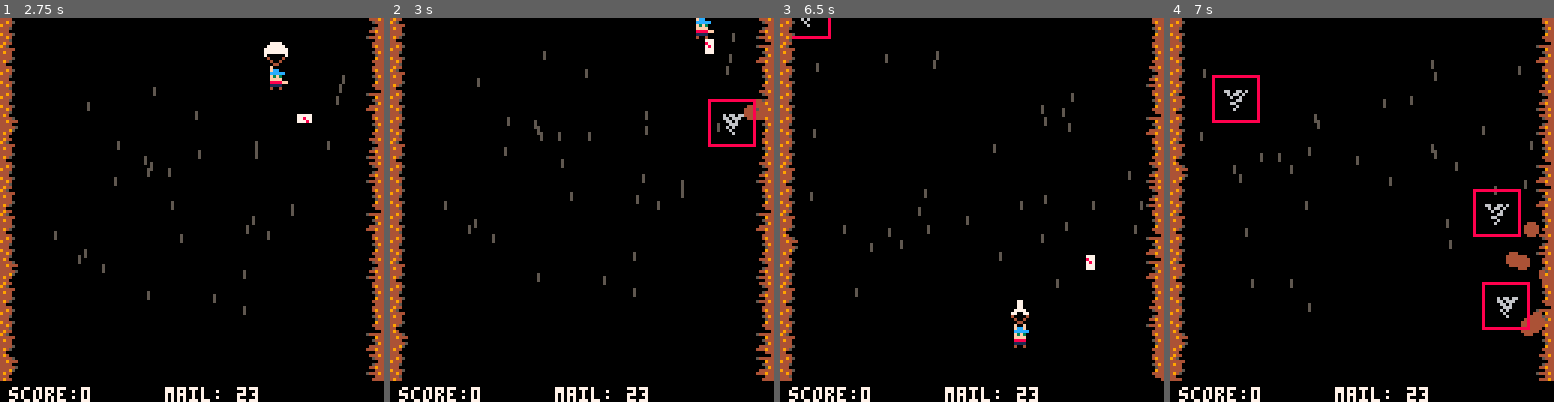
Above: before the commit, frames 1-4 (left to right).
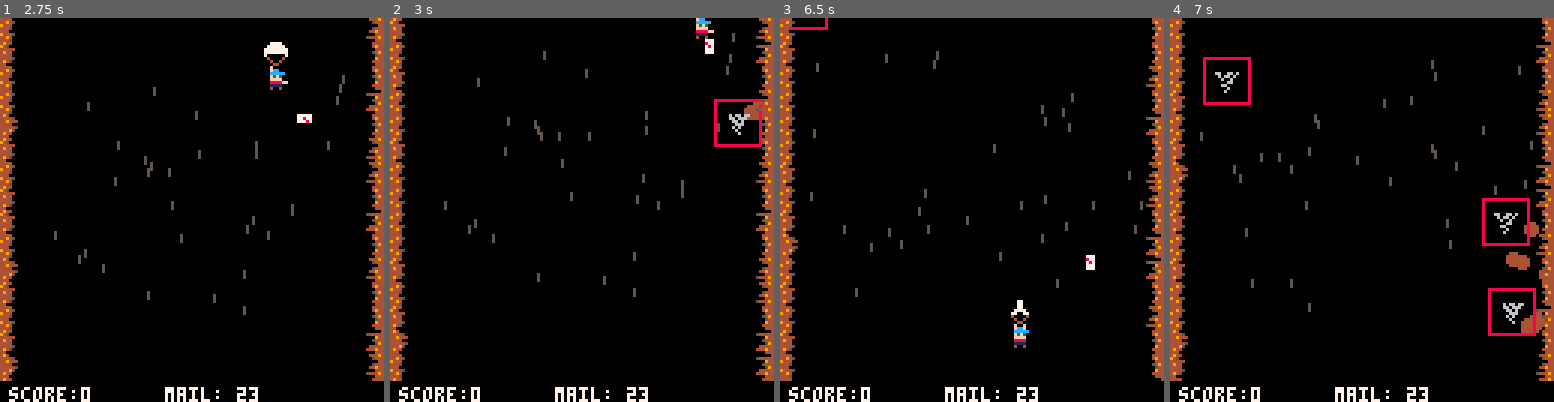
Above: after the commit, the same moments.

Repository: sugarvoid/down-mail
Game: PICO-8 cartridge down_mail.p8
Same seed, same stepped clock (60 frames per second), same inputs: the game is played once before the commit and once after it.
Inputs:
- Up to frame 1 (2.75 s): tap X (X key) at 0.33, 1.07, 1.85 s; tap O (Z key) at 0.7, 1.7, 2.1, 2.5 s; hold Right 1.6-2.1 s; hold Up 2.15-2.42 s; hold Right from 2.47 s (still down)
- Up to frame 2 (3 s): keep holding Right; tap O (Z key) at 2.9 s; tap X (X key) at 2.97 s
- Up to frame 3 (6.5 s): release Right at 3.03 s; hold Left 3.08-3.58 s; tap O (Z key) every 0.4 s from 3.3 to 6.1 s; hold Down 3.63-3.97 s; hold Right 4.02-4.68 s; tap X (X key) at 4.08, 5.2, 6.32 s; hold Up 4.73-5.03 s; hold Left 5.08-5.68 s; hold Down 5.73-6.03 s; hold Right from 6.08 s (still down)
- Up to frame 4 (7 s): tap O (Z key) at 6.5, 6.9 s; release Right at 6.58 s; hold Right from 6.63 s (still down)

Frame 1 is identical in both runs. In frame 2, 0.5% of the frame differs, in the area x 82-97%, y 21-34%; in frame 3, 0.2%; in frame 4, 2.6%, in the area x 8-96%, y 10-83%.

Commit message:
Remove more unused code

Diff:
--- a/down_mail.p8
+++ b/down_mail.p8
@@ -45,13 +45,13 @@
 0000000000077700000000000000000000000000000000000600000000040400003333000ffffff00066660000cccc00494400000044494400000000000b0000
 000000000000000000000000000000000000000000000000000060000000000000000000000000000055550000000000444000000000044400000000000bb000
 00000000000000000000000000000000000000000000000000000000000000000000000000000000000000000000000036733673000000000000000000000000
-0000000000000000000000006600660606066066606660660000000000000000ff0000ff00000000000000000000000067336733000000000004000000000000
-00000000000000000000000006066060066066600660660000000066000000000ff00ff000000000000000000000000073367336000400040444000400000000
-00000000000000000000000000600600006606000006066000000600007777000f7777f000777700007777000000000033673367044400040484400400000000
-00000000000000000000000000006600000666000066660000006000ff6776ff00677600ff6776ff006776000000000036733673048445500444455000000000
-000000000000000000000000006600000060600000060000009999000066660000666600006666000f6666f00000000067336733044444500004045000000000
-000000000000000000000000000060000006000000006000005959000000000000000000000000000ff00ff00000000073367337000400400004004000000000
-00000000000000000000000000060000000060000006000000000000000000000000000000000000ff0000ff0000000033673376000400400000004000000000
+0000000000000000000000006600660606066066606660660000000000000000ff0000ff0000000000000000000000006733673300000000000e000000000000
+00000000000000000000000006066060066066600660660000000066000000000ff00ff000000000000000000000000073367336000e000e0eee000e00000000
+00000000000000000000000000600600006606000006066000000600007777000f7777f0007777000077770000000000336733670eee000e0ecee00e00000000
+00000000000000000000000000006600000666000066660000006000ff6776ff00677600ff6776ff0067760000000000367336730ecee5500eeee55000000000
+000000000000000000000000006600000060600000060000009999000066660000666600006666000f6666f000000000673367330eeeee50000e0e5000000000
+000000000000000000000000000060000006000000006000005959000000000000000000000000000ff00ff00000000073367337000e00e0000e00e000000000
+00000000000000000000000000060000000060000006000000000000000000000000000000000000ff0000ff0000000033673376000e00e0000000e000000000
 77777777777777777777777777777777777777777777777777777777777777777777777777777777777777777777777777777777777777777777777777777777
 71111111111111111111111111111117711111111111111111111111111111177111111111111111111111111111111771111111111111111111111111111117
 71111111111111111111111111111117711111111111111111111111111111177111111111111111111111111111111771111111111111111111111111111117
--- a/src/bone.lua
+++ b/src/bone.lua
@@ -1,20 +1,19 @@
 bone={}
 bone.__index=bone
 
-function spawn_bone(x,y, p,face_r)
+function spawn_bone(x,y,p)
     local _d=setmetatable({},bone)
-    _d.x=x
-    _d.y=y
-    _d.target={x=p.x, y=p.y}
-    _d.facing_r=face_r
-    _d.img=2
-    _d.speed=4
-    _d.dx = p.x - _d.x
-    _d.dy = p.y - _d.y
-    local len = sqrt(_d.dx^2 + _d.dy^2)
-    _d.dx /= len
-    _d.dy /= len
-    add(objects.front, _d)
+    b.x=x
+    b.y=y
+    b.target={x=p.x, y=p.y}
+    b.img=2
+    b.speed=4
+    b.dx = p.x - b.x
+    b.dy = p.y - b.y
+    local len = sqrt(b.dx^2 + b.dy^2)
+    b.dx /= len
+    b.dy /= len
+    add(objects.front, b)
 end
 
 function bone:update()
@@ -35,5 +34,5 @@
 end
 
 function bone:draw()
-    spr(self.img,self.x,self.y,1,1,self.facing_r)
+    spr(self.img,self.x,self.y)
 end
--- a/src/clock.lua
+++ b/src/clock.lua
@@ -9,7 +9,6 @@
     c.is_running = false
     return c
 end
-
 
 function clock:tick()
     self.seconds += 1
--- a/src/clothing.lua
+++ b/src/clothing.lua
@@ -13,10 +13,10 @@
 end
 
 function spawn_clothing(sprite)
-    local _c=setmetatable({},clothing)
-    _c.img=sprite
-    _c.x=p1.x
-    _c.y=p1.y
-    _c.fall_speed=2
+    local c=setmetatable({},clothing)
+    c.img=sprite
+    c.x=p1.x
+    c.y=p1.y
+    c.fall_speed=2
     add(objects.front,_c)
 end
--- a/src/dog.lua
+++ b/src/dog.lua
@@ -13,7 +13,7 @@
     d.h = 14
     d.facing_l = d.x < 128 / 2
     d.col = rnd({4,7})
-    d.img = 19
+    d.img = 61
     d.agro=1
     d.anmi_t = 0
     d.tmr_move = randsec_rang(6, 7)
@@ -112,7 +112,7 @@
 function dog:throw_bone()
     sfx(1)
     self.tmr_throw = throw_times[self.agro]
-    spawn_bone(self.bone_x, self.y+4, p1, self.facing_r)
+    spawn_bone(self.bone_x, self.y+4, p1)
 end
 
 function dog:exit()
--- a/src/mailbox.lua
+++ b/src/mailbox.lua
@@ -131,5 +131,4 @@
 function mailbox:unsubscribe(reason)
     -- Change mailbox to a non-customer (red one)
     residents[self.r_id][1] = false
-
 end
--- a/src/player.lua
+++ b/src/player.lua
@@ -45,30 +45,17 @@
 end
 
 function player:draw()
-
-
-
-
-    if self.is_alive then
-
-        --spr_r(self.img, self.x, self.y, self.a, 1, 1)
+    --if self.is_alive then
         spr(self.img, self.x, self.y, 1, 1, self.facing_l)
-
-
         spr(self.chute_spr, self.x, self.y - 8)
-        --pal()
-    else
-        spr(49, self.x, self.y)
-    end
-
-
+    --else
+      --  spr(49, self.x, self.y)
+    --end
     if self.life >= 2 then
         spr(18, self.x, self.y, 1, 1, self.facing_l)
     end
     if self.life == 3 then
-        --pal(7, self.colors[1])
         spr(17, self.x, self.y, 1, 1, self.facing_l)
-
     end
 
     --draw_hitbox(self)
@@ -79,7 +66,6 @@
 end
 
 function player:update_chute(open)
-
     self.is_chute_open = open
     if open then
         self.speed = 1
@@ -89,11 +75,6 @@
 end
 
 function player:update()
-
-    self.a-=10
-
-    self.a = self.a%360
-
     if self:check_for_twisters() then
         self.move_speed = 0.5
         self.speed = 0.5
@@ -128,11 +109,8 @@
     end
     --TODO: user goto_gameover funciton
     if self.y <= -30 or self.y >= 140 then
-
-            self.is_alive = false
-            goto_gameover(2)
-            --change_state(gamestates.gameover)
-
+        self.is_alive = false
+        goto_gameover(2)
     end
 
     -- if self.y <= -30 then
@@ -157,11 +135,6 @@
         end
     end
 
-    if test_wormhole then
-        self.x = test_wormhole.x - 4
-        self.y = test_wormhole.y - 4
-    end
-
     self.hitbox:update()
 
 end
@@ -176,8 +149,8 @@
   end
 
 function player:take_damage()
-    if (self.life == 3) then spawn_clothing(17) end
-    if (self.life == 2) then spawn_clothing(18) end
+    if self.life == 3 then spawn_clothing(17) end
+    if self.life == 2 then spawn_clothing(18) end
     self.life -= 1
     self.chute_open_spr += 1
     sfx(16)
@@ -203,7 +176,6 @@
     if g_state == gamestates.game then
         self.throws += 1
     end
-    --self.img=02
     self.thr_anmi = 10
     if self.facing_l then
         spawn_letter(-1)
@@ -211,5 +183,4 @@
         spawn_letter(1)
     end
     sfx(6)
-
 end
--- a/src/rock.lua
+++ b/src/rock.lua
@@ -1,19 +1,17 @@
-
-danger_y = 10
 
 rock = {}
 rock.__index = rock
 
 function spawn_rock(lane)
-    local _r = setmetatable({}, rock)
-    _r.x = lanes[lane][1]
-    _r.y = -40
-    _r.img = rnd({26, 27})
-    _r.speed = rnd({3, 4, 5})
-    _r.danger_time = 20
-    _r.lane = lane
+    local r = setmetatable({}, rock)
+    r.x = lanes[lane][1]
+    r.y = -40
+    r.img = rnd({26, 27})
+    r.speed = rnd({3, 4, 5})
+    r.danger_time = 20
+    r.lane = lane
     update_lane(lane, true)
-    add(objects.front, _r)
+    add(objects.front, r)
 end
 
 function rock:update()
@@ -35,6 +33,6 @@
 function rock:draw()
     spr(self.img, self.x, self.y)
     if self.danger_time >= 0 then
-        spr(25, self.x, danger_y)
+        spr(25, self.x, 10)
     end
 end
--- a/src/twister.lua
+++ b/src/twister.lua
@@ -4,27 +4,26 @@
 twisters = {}
 
 function spawn_twister(x, y)
-    local _t = setmetatable({}, twister)
-    _t.x = x
-    _t.y = y
+    local t = setmetatable({}, twister)
+    t.x = x
+    t.y = y
     --_t.position = nil
     --_t.next_position = nil
-    _t.life_timer = 120
-    _t.move_timer = 60
+    t.life_timer = 120
+    t.move_timer = 60
     --_t.target = p1
-    _t.anim = { 51, 52, 53 }
-    _t.tick = 0
-    _t.frame = 1
-    _t.step = 3
-    _t.img = 19
-    _t.img = 51
-    _t.dis = 0
-    _t.angle = 0
-    _t.speed = 0.05
-    _t.prox = 0.2
-    _t.hitbox = hitbox.new(_t, 15, 15)
-    _t:move()
-    add(twisters, _t)
+    t.anim = { 51, 52, 53 }
+    t.tick = 0
+    t.frame = 1
+    t.step = 3
+    t.img = 51
+    --_t.dis = 0
+    --_t.angle = 0
+    t.speed = 0.04
+    --_t.prox = 0.2
+    t.hitbox = hitbox.new(t, 15, 15)
+    t:move()
+    add(twisters, t)
 end
 
 function twister:set_target(obj)
